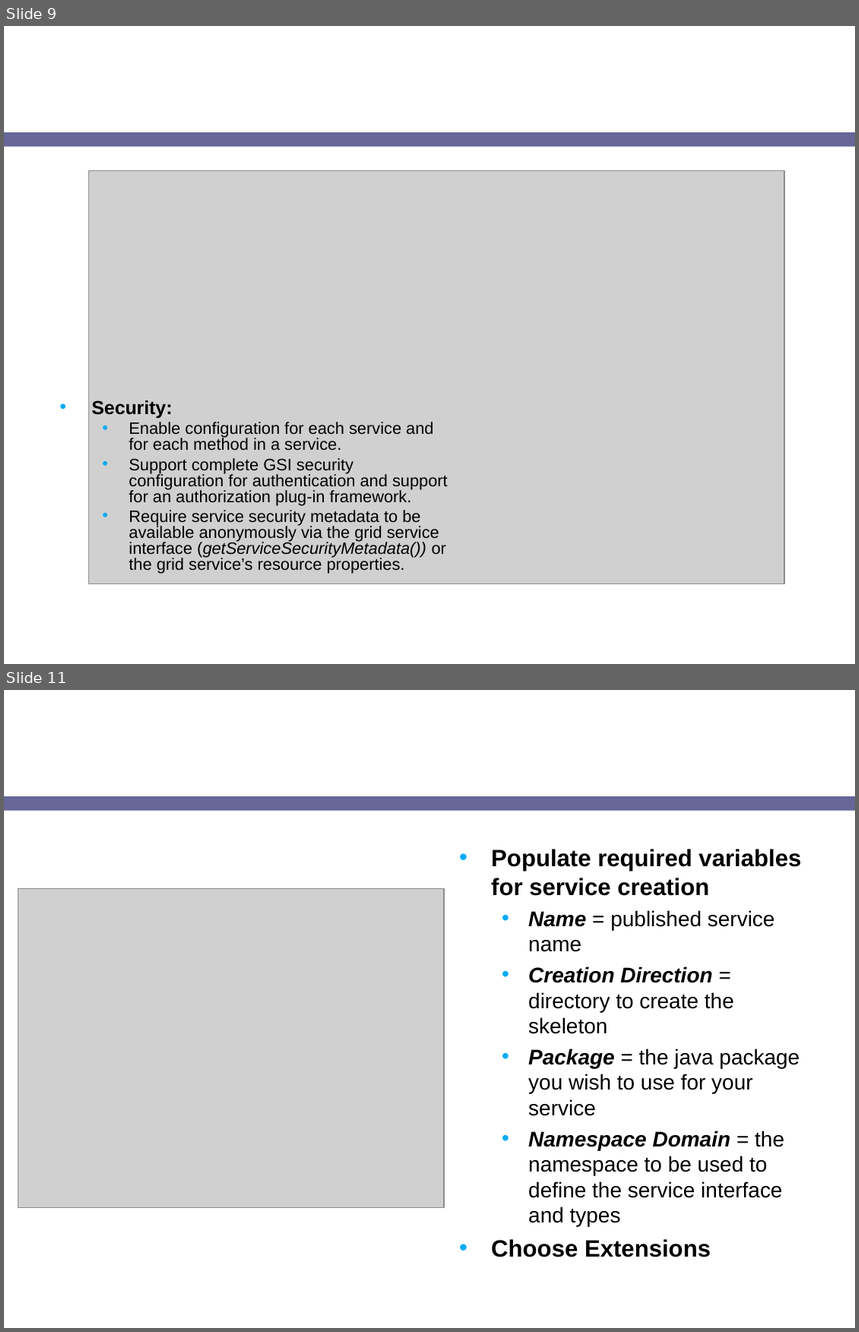
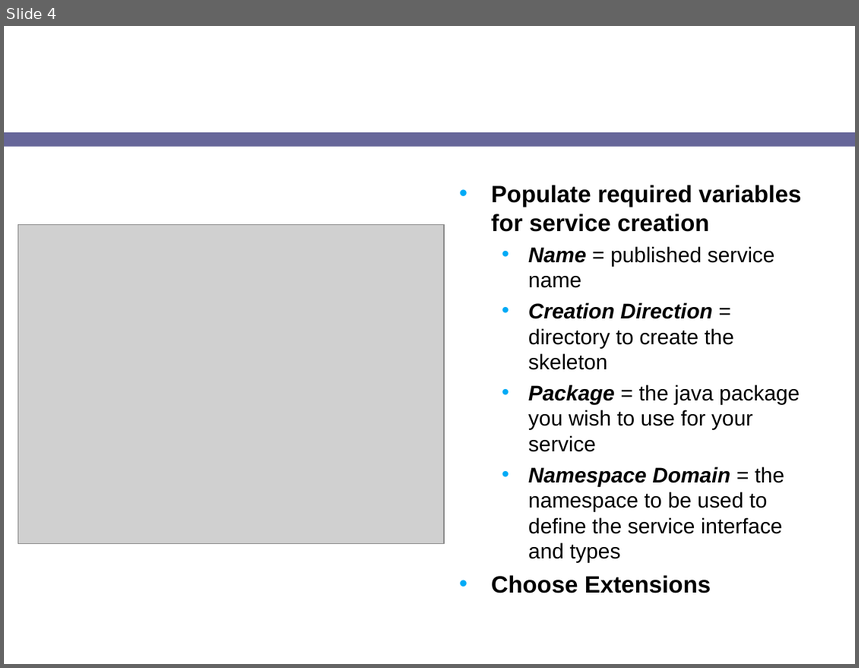
Before and after one commit to NCIP/cagrid-docs, a slide deck: presentations/introduce/Introduce-1.1-OGF-21-globus-software-providers.ppt. Shown one above the other, each under a label of ours: slides 9 and 11 before the commit, slide 4 after it; the slides between them are not shown. The pictures are 859x1332 and 859x668 pixels, drawn with LibreOffice and Linux fonts; fonts in the diff are those of the drawing; grey boxes stand for pictures; background and template pictures are left out. Boxes give left, top, right and bottom in pixels: in the first picture for what was removed or moved away, otherwise in the second. Text is boxed around its words. In the diff, an @@ line names an element or a change of style, - is before the commit and + after.

```diff
--- a/presentations/introduce/Introduce-1.1-OGF-21-globus-software-providers.ppt
+++ b/presentations/introduce/Introduce-1.1-OGF-21-globus-software-providers.ppt
@@ slide 9 removed at bbox=[4, 26, 855, 664], background picture (left out); not listed: 1 template element that a slide beside it also shows @@
@@ title removed at bbox=[32, 26, 671, 126] @@
-Addressing the Requirements (cont)
@@ picture removed at bbox=[89, 170, 785, 585] @@
@@ text removed at bbox=[91, 401, 448, 573] @@
-• Security:
-  • Enable configuration for each service and for each method in a service.
-  • Support complete GSI security configuration for authentication and support for an authorization plug-in framework.
-  • Require service security metadata to be available anonymously via the grid service interface (getServiceSecurityMetadata()) or the grid service’s resource properties.
@@ what was slide 11 is now slide 4 @@
```
Also in this commit, not shown: 2 slides changed, 1 slide added, 10 other slides removed.
